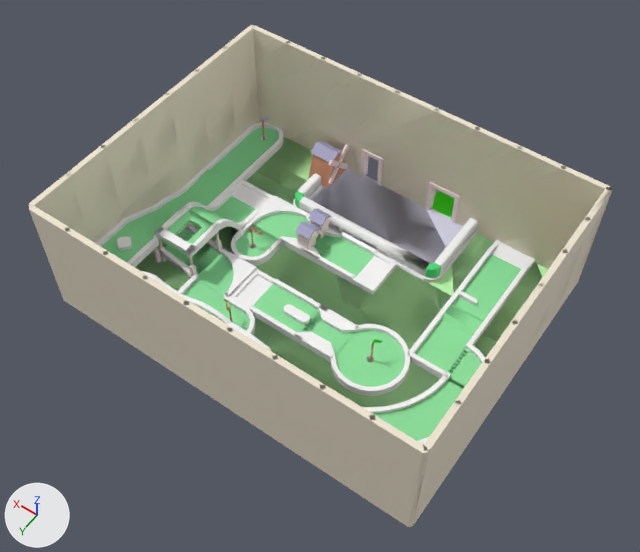
The FBX model Assets/Models/Remastered Models/Level 2/Level_2_2.fbx as it was, and as the next commit left it.
The view is the same before and after, from a camera (50 mm lens) standing at (-15.9, 23.7, 31.7) and looking at (-2.2, 4.6, 1.7). Arrows for +X, +Y and +Z are at lower left; the lights stay in place. Where no turn or scale is listed for an object, it has been applied to the vertices. Vertices at the same position are counted once.

Before the edit, the objects in view are built like this:
```python
me_mesh = bpy.data.meshes.new('Mesh')
me_mesh.from_pydata(...)  # 5990 vertices, 12365 faces; spans x -11.1..7.2, y -5.1..11.2, z -0.3..6.0
me_mesh.materials.append(mat_stone_clone)  # its picture is missing
me_mesh.materials.append(mat_custom14_clone)  # its picture is missing
me_mesh.materials.append(mat_custom38_clone)  # its picture is missing
me_mesh.materials.append(mat_custom26_clone)  # light grey #c6c6c6
me_mesh.materials.append(mat_custom18_clone)  # green #42ff00
me_mesh.materials.append(mat_custom30_clone)  # its picture is missing
me_mesh.materials.append(mat_wooddark_clone)  # beige #da987a
me_mesh.materials.append(mat_stonedark_clone)  # blue #aaa8cb
me_mesh.materials.append(mat_foliage_clone)  # its picture is missing
me_mesh.materials.append(mat_custom13_clone)  # its picture is missing
me_mesh.materials.append(mat_wood_clone)  # beige #ecb096
me_mesh.materials.append(mat_defaultmat_clone)  # white #ffffff
me_mesh.materials.append(mat_custom19_clone)  # yellow #fbdd8b
me_mesh.materials.append(mat_custom27_clone)  # blue #007aff
me_mesh.materials.append(mat_bricks_clone)  # pink #ffa896
me_mesh.materials.append(mat_stonelight_clone)  # white #dbdaec
me_mesh.materials.append(mat_custom25_clone)  # its picture is missing
me_mesh.materials.append(mat_custom37_clone)  # its picture is missing
ob_mergedblocks = bpy.data.objects.new('mergedBlocks', me_mesh)
ob_mergedblocks.location = (0.0, 0.0, 0.0)
```
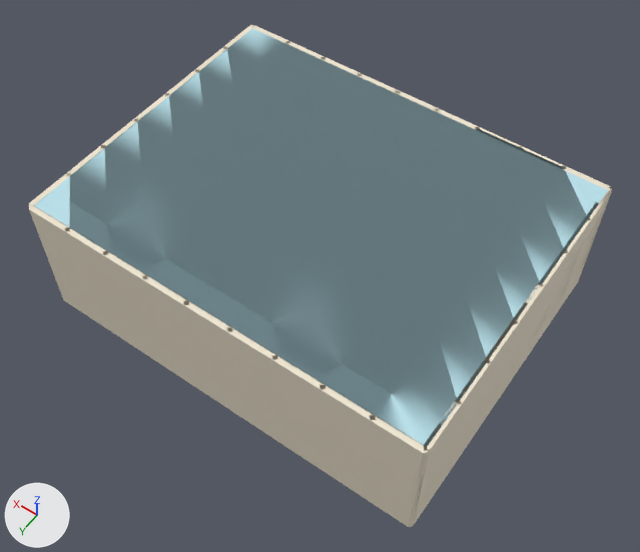
The change, as a diff of the scene's bpy script:
```diff
--- a/Assets/Models/Remastered Models/Level 2/Level_2_2.fbx.py
+++ b/Assets/Models/Remastered Models/Level 2/Level_2_2.fbx.py
@@ mat_custom40_clone @@
+mat_custom40_clone = principled_material('custom40(Clone)')
+mat_custom40_clone.base_color = (0.493, 0.762, 0.841)  # cyan #bae2ec
+mat_custom40_clone.roughness = 0.553
@@ me_mesh @@
 # used by ob_mergedblocks; location = (0.0, 0.0, 0.0)
-me_mesh.from_pydata(...)  # 5990 vertices, 12365 faces; spans x -11.1..7.2, y -5.1..11.2, z -0.3..6.0
+me_mesh.from_pydata(...)  # 6162 vertices, 13133 faces; spans x -11.1..7.2, y -5.1..11.2, z -0.3..6.0
+# me_mesh part 1: a new loose piece of 160 vertices spanning x -11.0..7.0, y -3.0..11.0, z 5.8..6.0, in mat_custom40_clone (cyan #bae2ec)
+# me_mesh part 2: 35 vertices moved from x 3.0..4.9, y 5.0..7.0, z 0.9..1.8 to x 3.0..5.0, y 4.8..7.1, z 0.0..1.8; 133 vertices removed from x 3.0..5.0, y 5.0..7.0, z 0.0..1.8; 137 vertices added at x 3.0..5.0, y 4.8..7.2, z 0.0..1.8
+# me_mesh part 3: 12 faces spanning x 1.4..2.6, y -2.8..-1.2, z 0.0..1.7 switch from mat_wooddark_clone (beige #da987a) to mat_wood_clone (beige #ecb096)
 me_mesh.materials.append(mat_stone_clone)
@@ me_mesh @@
 me_mesh.materials.append(mat_custom37_clone)
+me_mesh.materials.append(mat_custom40_clone)  # cyan #bae2ec
```

Changed parts and their boxes [x1, y1, x2, y2] in the pictures (640 x 552 px; the box of a moved part takes in the faces that stretch with it):
part 1 of me_mesh, added (cyan)
    after: [34, 29, 608, 448]
part 2 of me_mesh, moved or reshaped (not visible afterwards)
    before: [158, 223, 222, 277]
part 3 of me_mesh, recoloured
    before: [308, 153, 346, 188]
